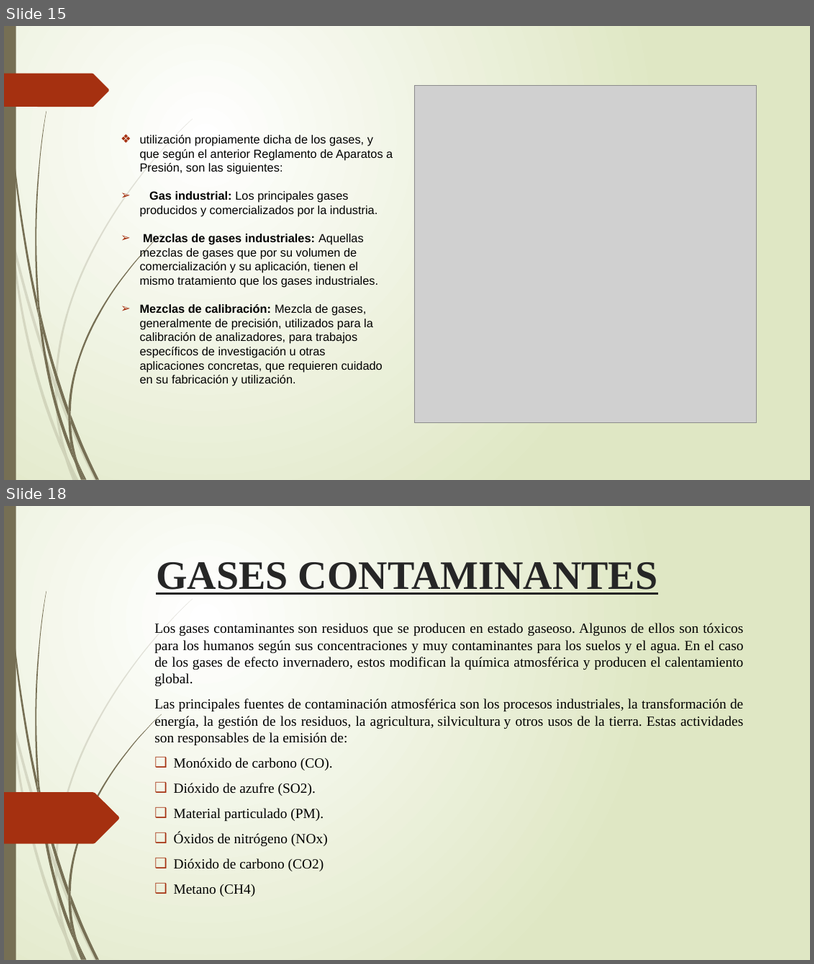
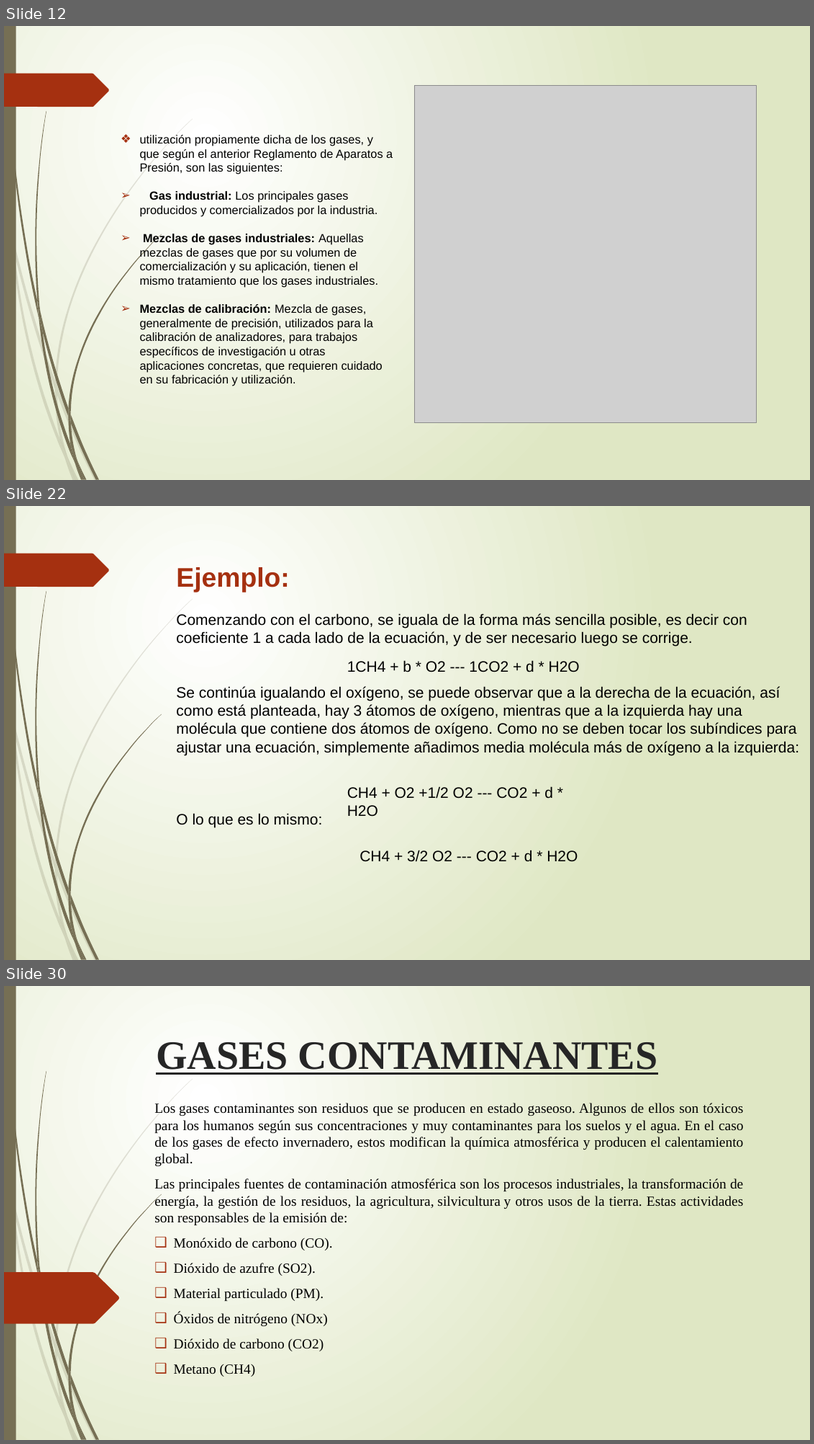
Before and after one commit to IvanRivera771/Documentos-GIT, a slide deck: Trabajo de Investigación Gases.pptx. Shown one above the other, each under a label of ours: slides 15 and 18 before the commit, slides 12, 22 and 30 after it; the slides between them are not shown. The pictures are 814x964 and 814x1444 pixels, drawn with LibreOffice and Linux fonts; fonts in the diff are those of the drawing; grey boxes stand for pictures. Boxes give left, top, right and bottom in pixels: in the first picture for what was removed or moved away, otherwise in the second. Text is boxed around its words. In the diff, an @@ line names an element or a change of style, - is before the commit and + after.

```diff
--- a/Trabajo de Investigación Gases.pptx
+++ b/Trabajo de Investigación Gases.pptx
@@ slide 22 added at box(4, 506, 810, 960), background gradient #FFFFFF to #DFE8C4; not listed: 24 template elements that a slide beside it also shows @@
@@ title added at box(176, 567, 800, 828), 18 pt, text #000000 @@
+Ejemplo:
+Comenzando con el carbono, se iguala de la forma más sencilla posible, es decir con coeficiente 1 a cada lado de la ecuación, y de ser necesario luego se corrige.
+Se continúa igualando el oxígeno, se puede observar que a la derecha de la ecuación, así como está planteada, hay 3 átomos de oxígeno, mientras que a la izquierda hay una molécula que contiene dos átomos de oxígeno. Como no se deben tocar los subíndices para ajustar una ecuación, simplemente añadimos media molécula más de oxígeno a la izquierda:
+O lo que es lo mismo:
@@ text added at box(347, 660, 580, 672), 18 pt, text #000000 @@
+1CH4 + b * O2 --- 1CO2 + d * H2O
@@ text added at box(347, 786, 553, 816), 18 pt, text #000000 @@
+CH4 + O2 +1/2 O2 --- CO2 + d * H2O
@@ text added at box(360, 849, 578, 862), 18 pt, text #000000 @@
+CH4 + 3/2 O2 --- CO2 + d * H2O
@@ what was slide 15 is now slide 12 @@
@@ what was slide 18 is now slide 30 @@
```
Also in this commit, not shown: 3 slides changed, 18 other slides added, 6 slides removed, 1 other file.
